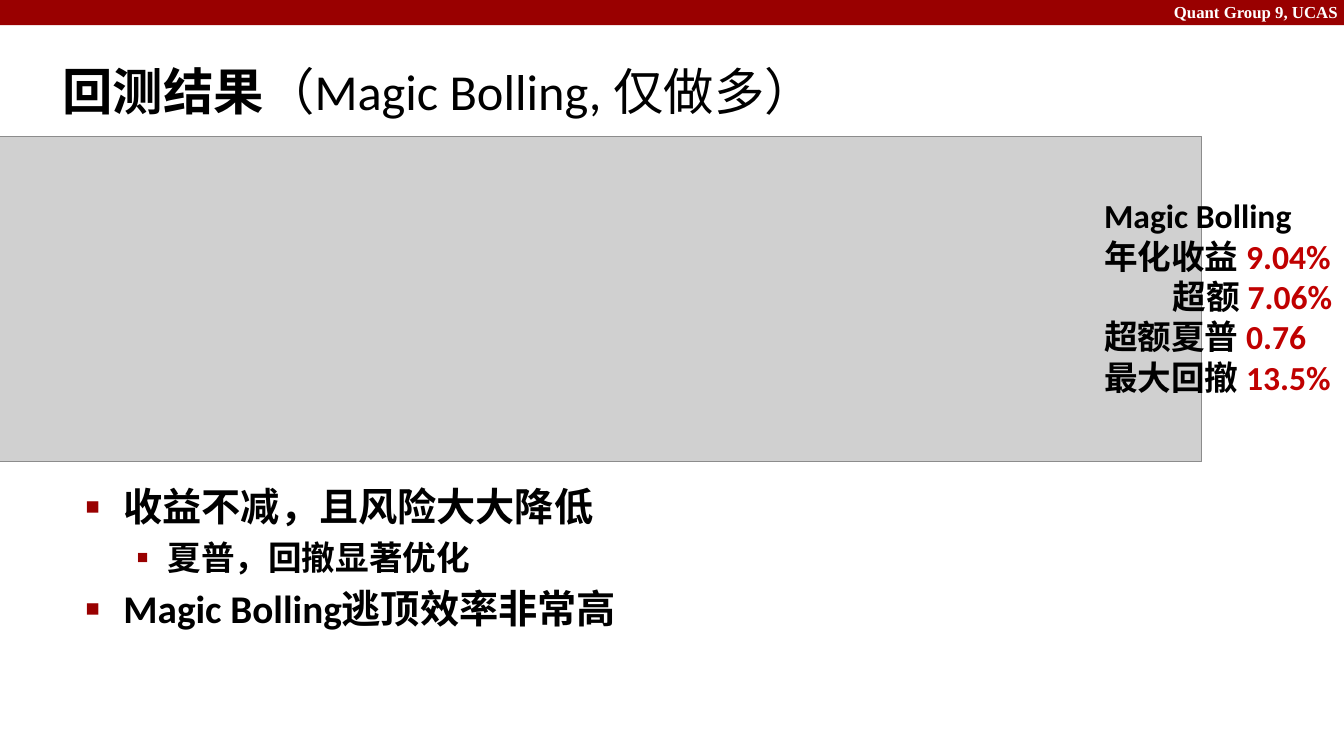
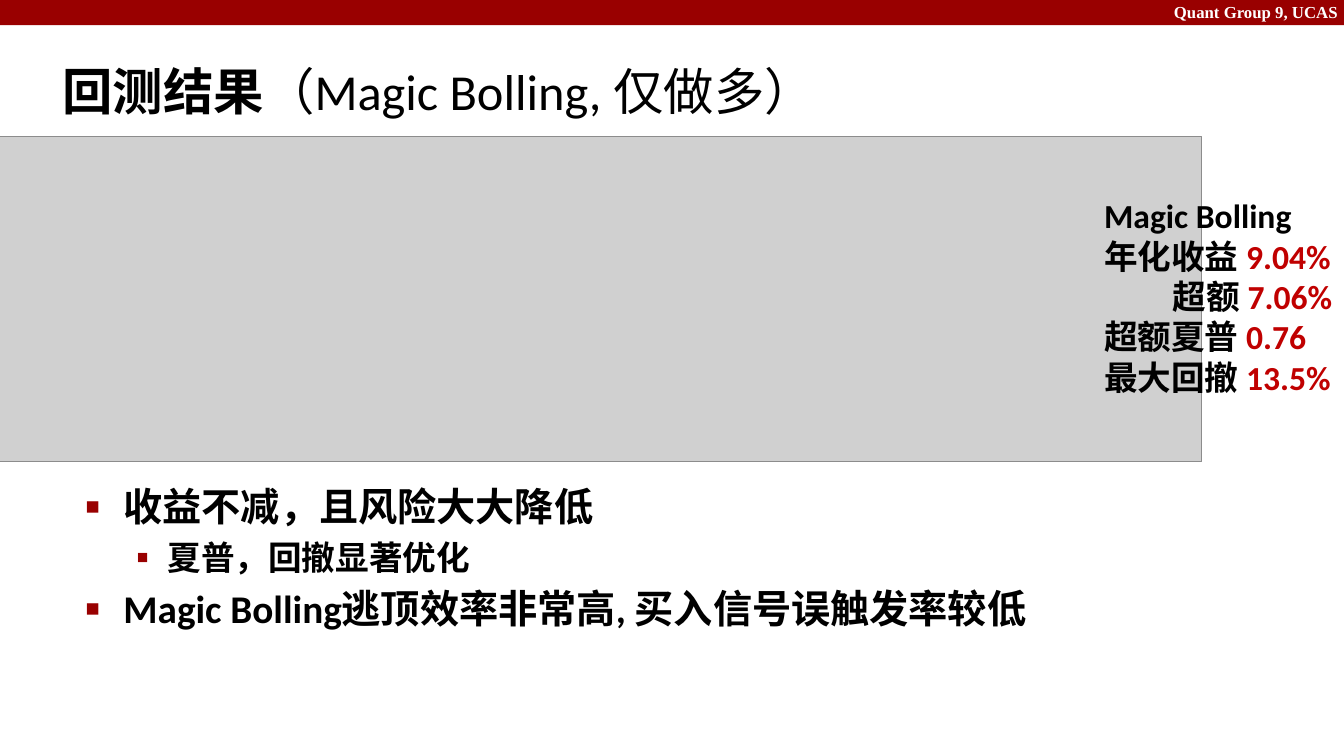
Before and after one commit to IcyChlorine/Quant9, a slide deck: slide 18 of slides.pptx. Drawn at 1344x756 pixels with LibreOffice and Linux fonts; fonts in the diff are those of the drawing; grey boxes stand for pictures. Boxes give left, top, right and bottom in pixels: in the first picture for what was removed or moved away, otherwise in the second. Text is boxed around its words. In the diff, an @@ line names an element or a change of style, - is before the commit and + after.

```diff
--- a/slides.pptx
+++ b/slides.pptx
@@ text at bbox=[123, 589, 1026, 630]: text changed @@
-■ Magic Bolling逃顶效率非常高
+■ Magic Bolling逃顶效率非常高, 买入信号误触发率较低
```
Also in this commit, not shown: 2 other slides changed, 2 other files.
